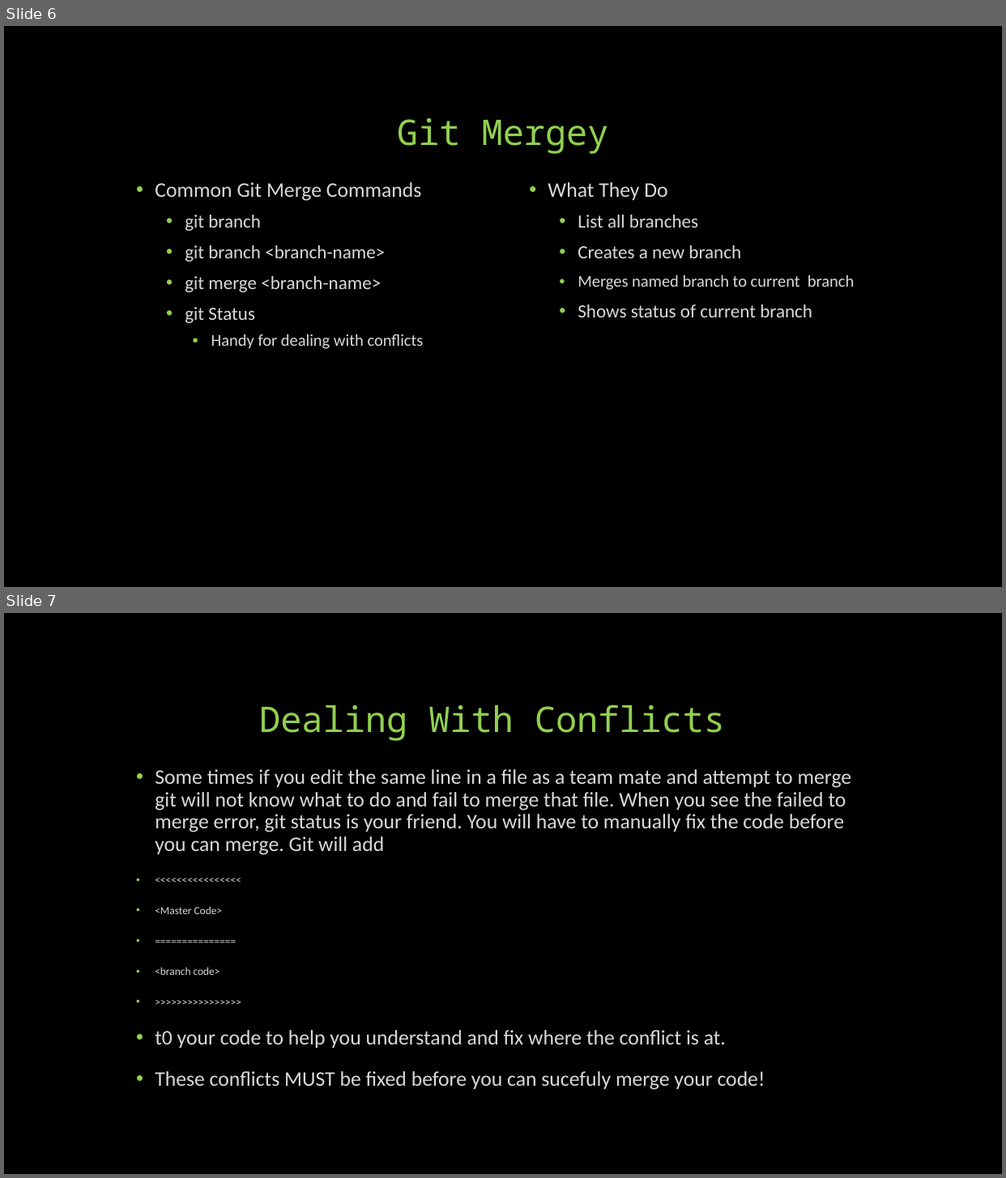
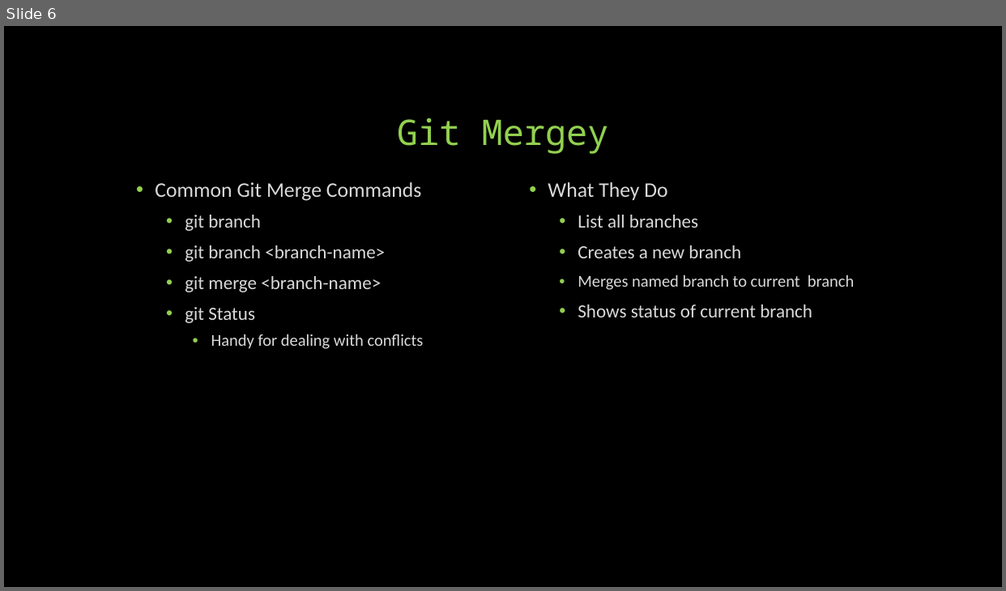
Before and after one commit to KalinBowden/BeDapperDesigns, a slide deck: GIT HUB Branching & Merging.pptx. Shown one above the other, each under a label of ours: slides 6 and 7 before the commit, slide 6 after it. The pictures are 1006x1178 and 1006x591 pixels, drawn with LibreOffice and Linux fonts; fonts in the diff are those of the drawing. Boxes give left, top, right and bottom in pixels: in the first picture for what was removed or moved away, otherwise in the second. Text is boxed around its words. In the diff, an @@ line names an element or a change of style, - is before the commit and + after.

```diff
--- a/GIT HUB Branching & Merging.pptx
+++ b/GIT HUB Branching & Merging.pptx
@@ slide 7 removed at [4, 613, 1002, 1174], background #000000 @@
@@ title removed at [259, 705, 725, 741] @@
-Dealing With Conflicts
@@ text removed at [155, 769, 852, 1090] @@
-• Some times if you edit the same line in a file as a team mate and attempt to merge git will not know what to do and fail to merge that file. When you see the failed to merge error, git status is your friend. You will have to manually fix the code before you can merge. Git will add
-• <<<<<<<<<<<<<<<<
-• <Master Code>
-• ===============
-• <branch code>
-• >>>>>>>>>>>>>>>>
-• t0 your code to help you understand and fix where the conflict is at.
-• These conflicts MUST be fixed before you can sucefuly merge your code!
```
Also in this commit, not shown: 2 slides changed, 3 other slides removed.
